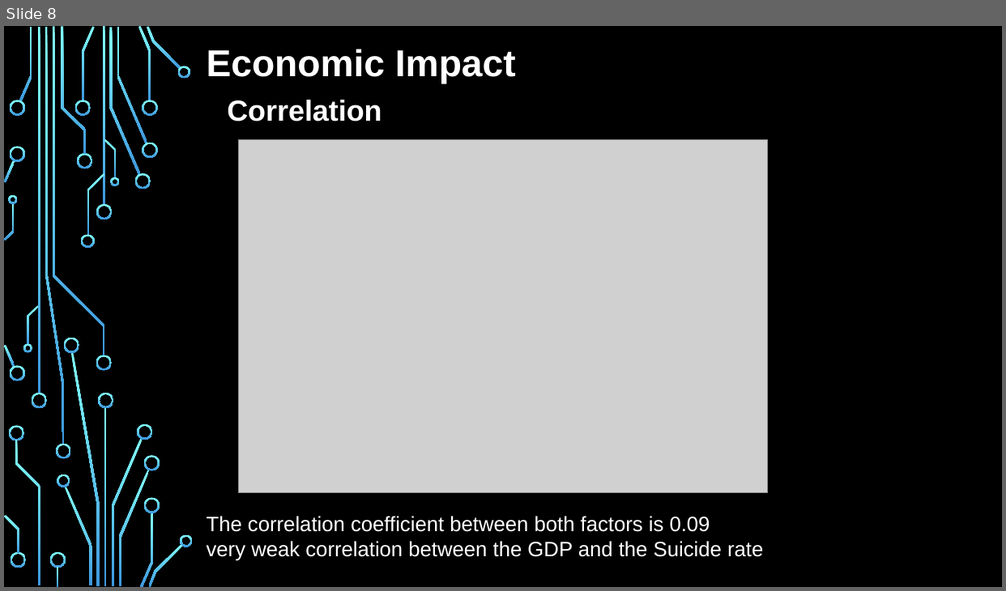
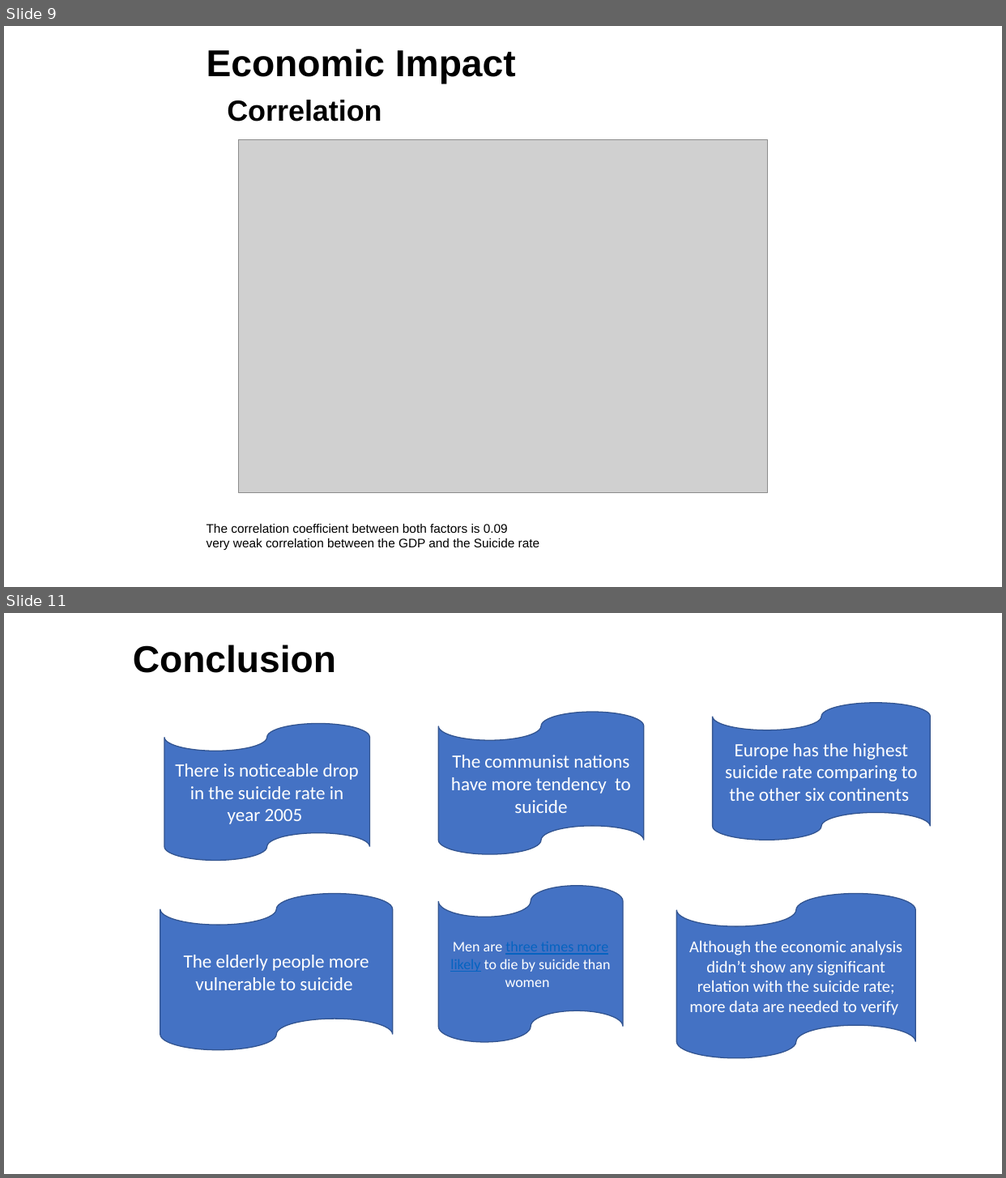
Before and after one commit to mguner-data/Global_Suicide_Data_Analysis, a slide deck: AL_Final_Presentation.pptx. Shown one above the other, each under a label of ours: slide 8 before the commit, slides 9 and 11 after it; the slides between them are not shown. The pictures are 1006x591 and 1006x1178 pixels, drawn with LibreOffice and Linux fonts; fonts in the diff are those of the drawing; grey boxes stand for pictures; background and template pictures are left out. Boxes give left, top, right and bottom in pixels: in the first picture for what was removed or moved away, otherwise in the second. Text is boxed around its words. In the diff, an @@ line names an element or a change of style, - is before the commit and + after.

```diff
--- a/AL_Final_Presentation.pptx
+++ b/AL_Final_Presentation.pptx
@@ slide 11 added at [4, 613, 1002, 1174], background #FFFFFF @@
@@ text added at [133, 645, 336, 673], 36 pt, text #000000, bold @@
+Conclusion
@@ flow chart punched tape added at [713, 703, 931, 840], fill #4472C4, outline #325491 1 pt, 18 pt, text #FFFFFF @@
+Europe has the highest suicide rate comparing to the other six continents
@@ flow chart punched tape added at [164, 724, 369, 861], fill #4472C4, outline #325491 1 pt, 18 pt, text #FFFFFF @@
+There is noticeable drop in the suicide rate in year 2005
@@ flow chart punched tape added at [438, 712, 643, 855], fill #4472C4, outline #325491 1 pt, 18 pt, text #FFFFFF @@
+The communist nations have more tendency to suicide
@@ flow chart punched tape added at [160, 894, 393, 1050], fill #4472C4, outline #325491 1 pt, 18 pt, text #FFFFFF @@
+The elderly people more vulnerable to suicide
@@ flow chart punched tape added at [438, 885, 622, 1042], fill #4472C4, outline #325491 1 pt, 14 pt, text #FFFFFF @@
+Men are three times more likely to die by suicide than women
@@ flow chart punched tape added at [677, 894, 916, 1059], fill #4472C4, outline #325491 1 pt, 16 pt, text #FFFFFF @@
+Although the economic analysis didn’t show any significant relation with the suicide rate; more data are needed to verify
@@ what was slide 8 is now slide 9 @@
@@ slide 9 changed as well @@
@@ background picture (left out) to #FFFFFF @@
@@ text "Economic Impact" at [206, 49, 516, 122]: text colour #FFFFFF to #000000 @@
@@ group removed at [4, 26, 193, 587]: 50 freeform shapes, 4 rectangles @@
@@ subtitle "The correlation coefficient between both ...": place and size @@
-subtitle "The correlation coefficient between both ..." at [206, 516, 763, 561]
+subtitle "The correlation coefficient between both ..." at [206, 524, 539, 550]
@@ subtitle "The correlation coefficient between both ..." at [206, 524, 539, 550]: size 20 to 12 pt, text colour #FFFFFF to #000000 @@
```
Also in this commit, not shown: 8 other slides changed, 1 other slide added.
